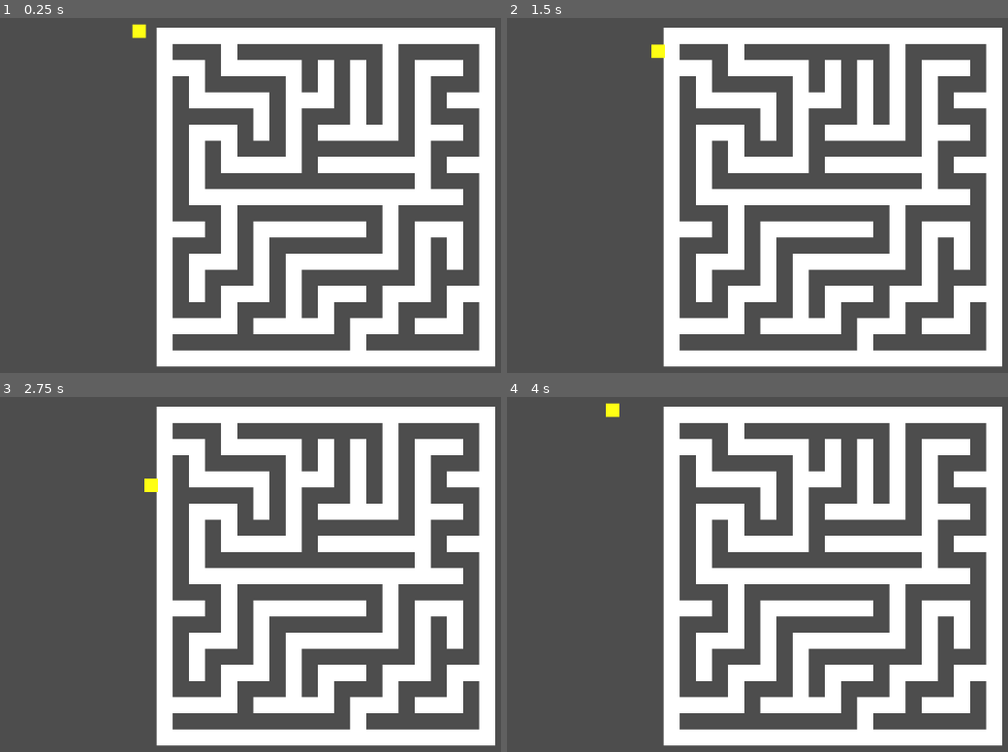
Above: before the commit, frames 1-4 (two rows, left to right).
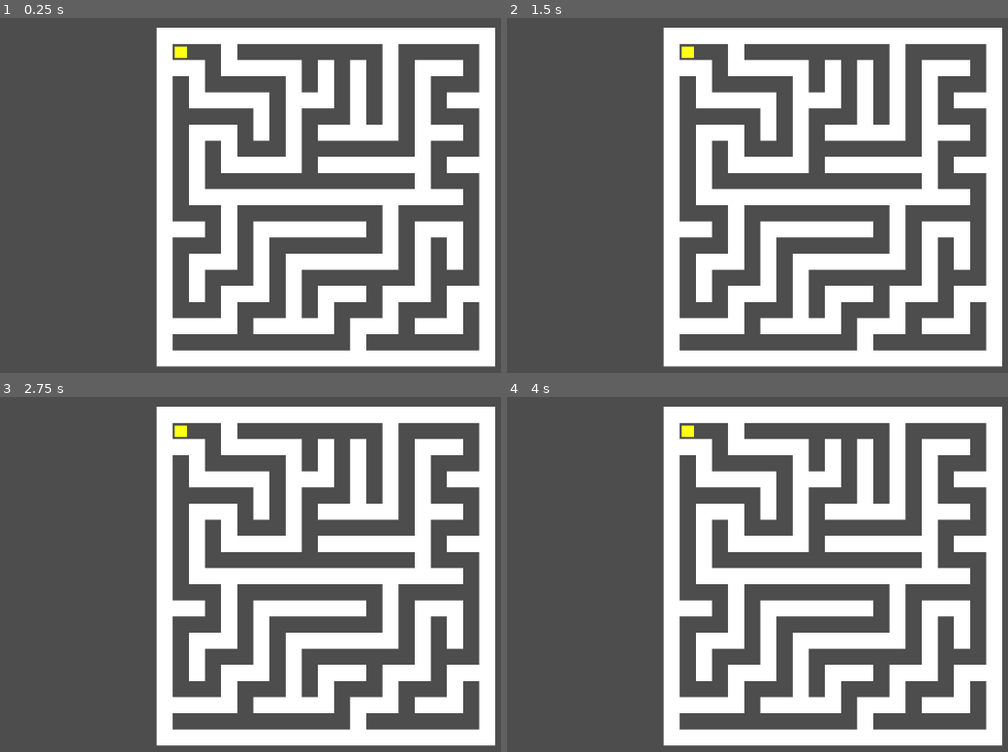
Above: after the commit, the same moments.

Repository: Atharv-Shukla-987/DEJA-MAZE-A-pacman-game
Game: Godot game, scene res://main.tscn
Two runs of this game, one before a commit and one after it. Both use one fixed random seed, a clock stepped at 60 frames per second and the inputs below.
Inputs (mouse positions are in pixels of both pictures, inside the frame that each line leads up to):
- Up to frame 1 (0.25 s): no input
- Up to frame 2 (1.5 s): tap Enter at 0.5 s; move the mouse to (outside the picture) at 0.52 s; hold Right (ui_right) 0.53-1.28 s; tap Alt at 0.6 s; click (outside the picture) at 0.67 s; tap Space at 1.25 s; move the mouse to (737, 231) at 1.27 s; hold Down (ui_down) from 1.28 s (still down); tap Shift at 1.35 s
- Up to frame 3 (2.75 s): move the mouse to (465, 492) at 2.02 s; release Down (ui_down) at 2.03 s; hold Right (ui_right) from 2.03 s (still down); tap Alt at 2.1 s
- Up to frame 4 (4 s): tap Enter at 2.75 s; move the mouse to (857, 673) at 2.77 s; release Right (ui_right) at 2.78 s; hold Up (ui_up) 2.78-3.53 s; tap Shift at 2.85 s; click (857, 673) at 2.92 s; move the mouse to (outside the picture) at 3.52 s; hold Left (ui_left) from 3.53 s (still down); tap Alt at 3.6 s

The runs differ from the first frame. In frame 1, 0.2% of the frame differs, in the area x 26-38%, y 1-12%; in frame 2, 0.2%; in frame 3, 0.2%; in frame 4, 0.2%.

Commit message:
made that it does not overlap with walls when spawning players

Diff:
--- a/main.tscn
+++ b/main.tscn
@@ -12,4 +12,4 @@
 position = Vector2(343, 269)
 
 [node name="CharacterBody2D" parent="." unique_id=1941752872 instance=ExtResource("2_0xm2m")]
-position = Vector2(-27, 3)
+script = null
--- a/scens/character_body_2d.tscn
+++ b/scens/character_body_2d.tscn
@@ -3,7 +3,7 @@
 [ext_resource type="Script" uid="uid://bvb4lg5u1hbwu" path="res://scripts/character_body_2d.gd" id="1_8xtmt"]
 
 [sub_resource type="RectangleShape2D" id="RectangleShape2D_8xtmt"]
-size = Vector2(18, 17)
+size = Vector2(12, 11.5)
 
 [node name="CharacterBody2D" type="CharacterBody2D" unique_id=1941752872]
 script = ExtResource("1_8xtmt")
@@ -22,6 +22,5 @@
 grow_vertical = 2
 color = Color(1, 1, 0.078431375, 1)
 
-[node name="CollisionShape2D" type="CollisionShape2D" parent="." unique_id=236238334]
-position = Vector2(0, 0.5)
+[node name="CollisionShape2D" type="CollisionShape2D" parent="." unique_id=1686074324]
 shape = SubResource("RectangleShape2D_8xtmt")
--- a/scripts/main.gd
+++ b/scripts/main.gd
@@ -13,12 +13,12 @@
 
 
 func _ready() -> void:
-	m_gen = maze_gen.new(
-
-	)
+	m_gen = maze_gen.new()
 	data = m_gen.generate(m_width,m_hieght)
 
+
 	mazedraw()
+	$CharacterBody2D.position = Vector2(c_size + c_size/2.0,c_size + c_size /2.0 )
 
 
 func mazedraw() :
